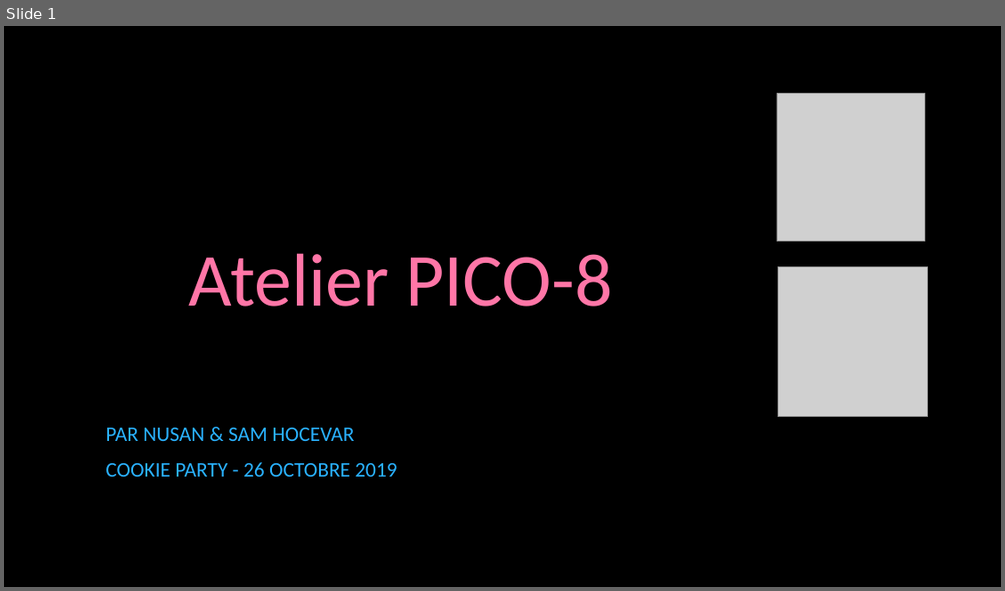
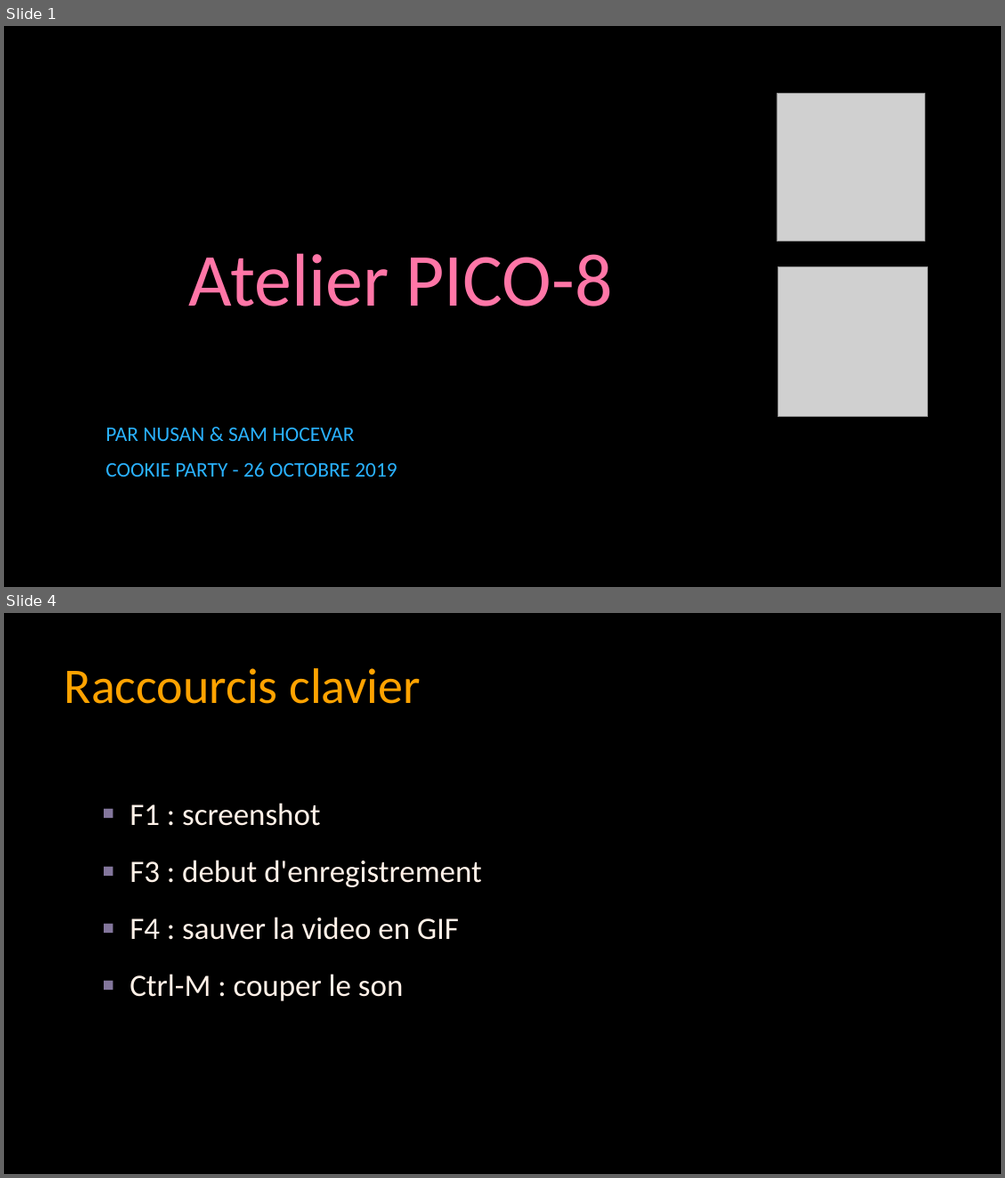
Before and after one commit to samhocevar/cookie-party-pico8-workshop, a slide deck: pico8-workshop.pptx. Shown one above the other, each under a label of ours: slide 1 before the commit, slides 1 and 4 after it; the slides between them are not shown. The pictures are 1005x591 and 1005x1178 pixels, drawn with LibreOffice and Linux fonts; fonts in the diff are those of the drawing; grey boxes stand for pictures; background and template pictures are left out. Boxes give left, top, right and bottom in pixels: in the first picture for what was removed or moved away, otherwise in the second. Text is boxed around its words. In the diff, an @@ line names an element or a change of style, - is before the commit and + after.

```diff
--- a/pico8-workshop.pptx
+++ b/pico8-workshop.pptx
@@ slide 4 added at bbox=[4, 613, 1001, 1174], background picture (left out) @@
@@ title added at bbox=[65, 668, 421, 704], 48 pt, text #FFA300 @@
+Raccourcis clavier
@@ text added at bbox=[129, 803, 482, 1001], 30 pt, text #FFF1E8 @@
+▪ F1 : screenshot
+▪ F3 : debut d'enregistrement
+▪ F4 : sauver la video en GIF
+▪ Ctrl-M : couper le son
```
Also in this commit, not shown: 4 slides changed, 21 other slides added, 1 other file.
